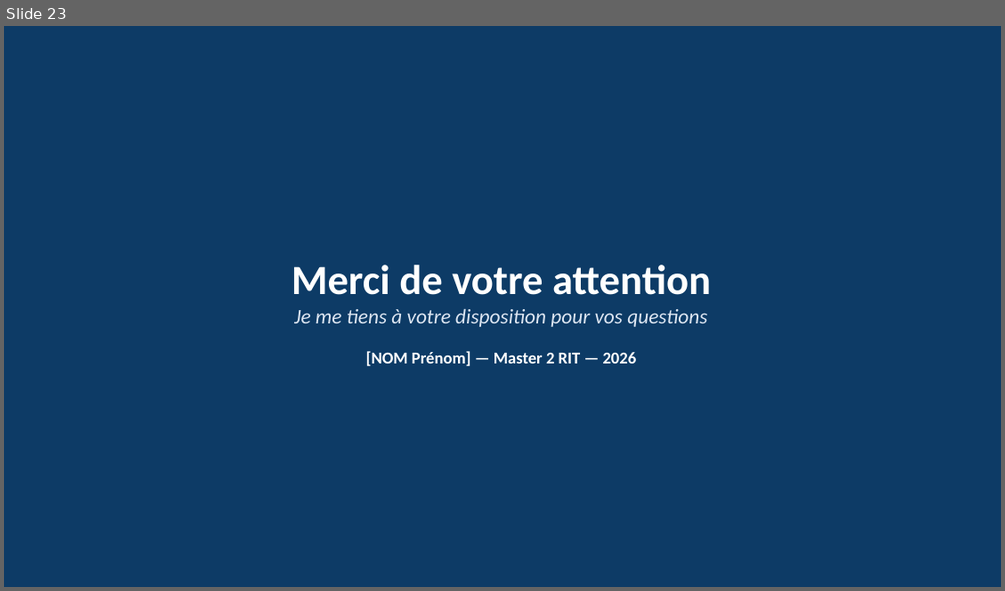
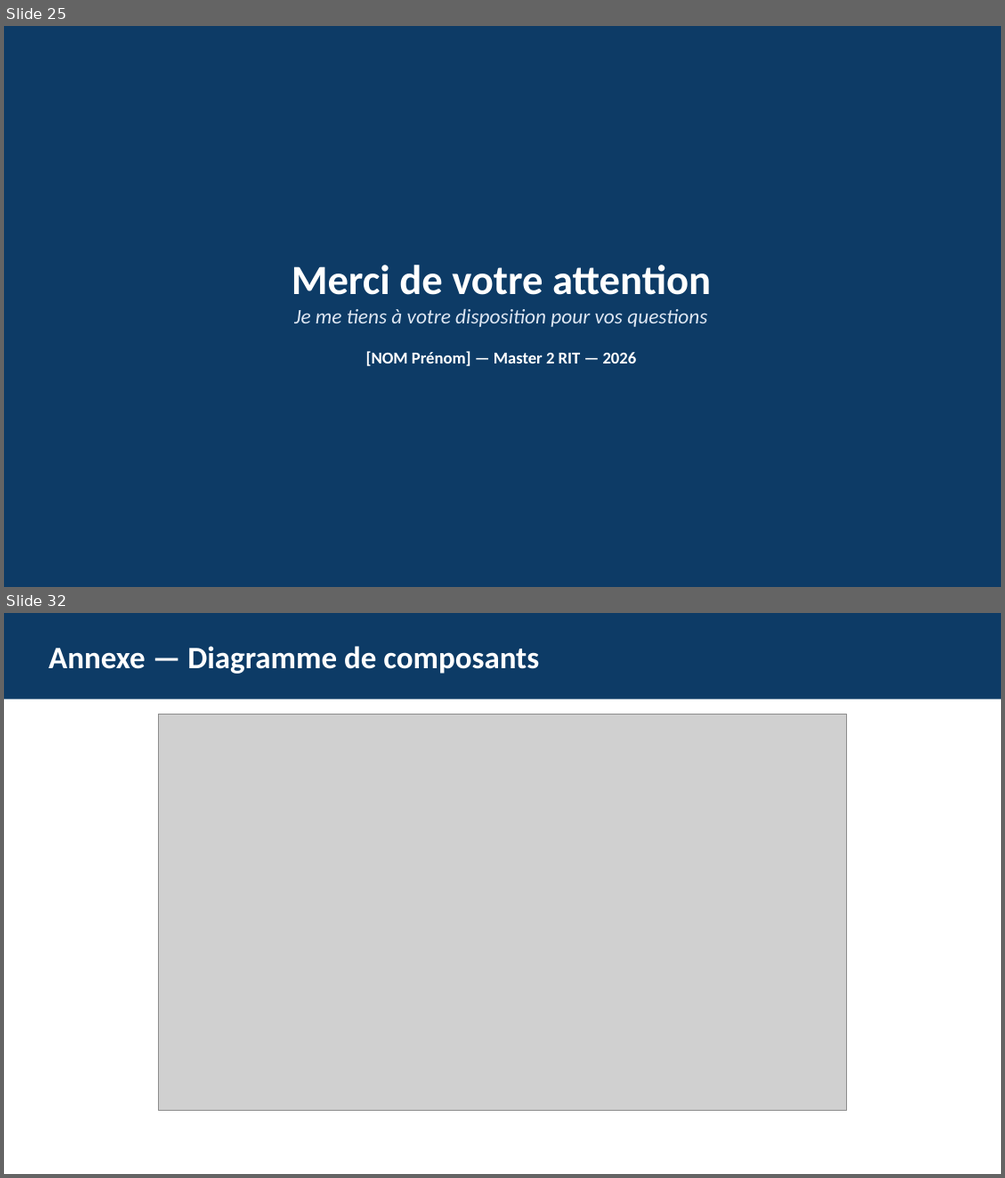
Before and after one commit to esperanceykouassi-bit/Supervision-reseau, a slide deck: soutenance/presentation-projet.pptx. Shown one above the other, each under a label of ours: slide 23 before the commit, slides 25 and 32 after it; the slides between them are not shown. The pictures are 1005x591 and 1005x1178 pixels, drawn with LibreOffice and Linux fonts; fonts in the diff are those of the drawing; grey boxes stand for pictures. Boxes give left, top, right and bottom in pixels: in the first picture for what was removed or moved away, otherwise in the second. Text is boxed around its words. In the diff, an @@ line names an element or a change of style, - is before the commit and + after.

```diff
--- a/soutenance/presentation-projet.pptx
+++ b/soutenance/presentation-projet.pptx
@@ slide 32 added at (4,613,1001,1174), background #FFFFFF @@
@@ rectangle added at (4,613,1001,699), fill #0D3B66 @@
@@ text added at (48,646,539,674), 30 pt, text #FFFFFF, bold @@
+Annexe — Diagramme de composants
@@ picture added at (159,714,847,1111) @@
@@ what was slide 23 is now slide 25 @@
```
Also in this commit, not shown: 1 slide changed, 10 other slides added, 19 other files.
